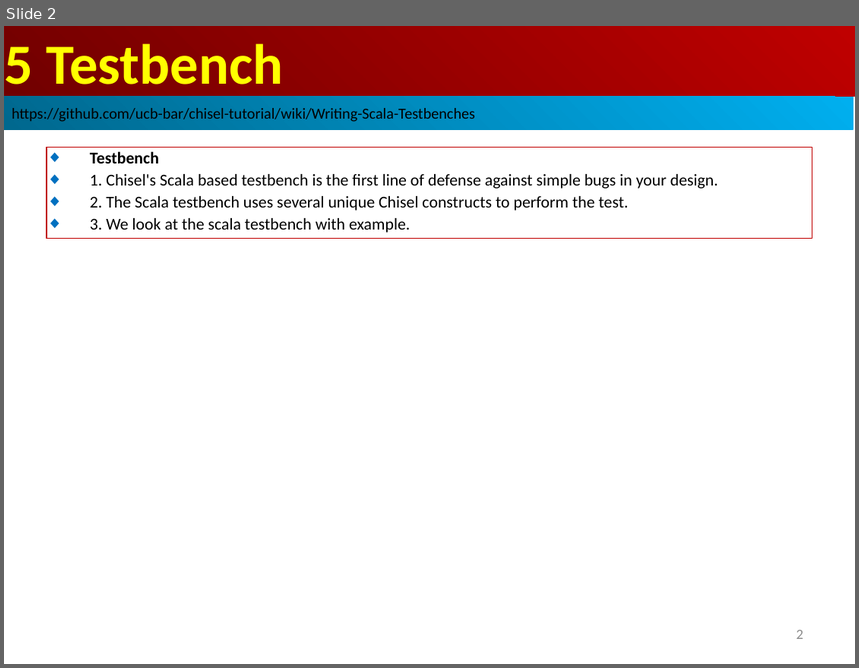
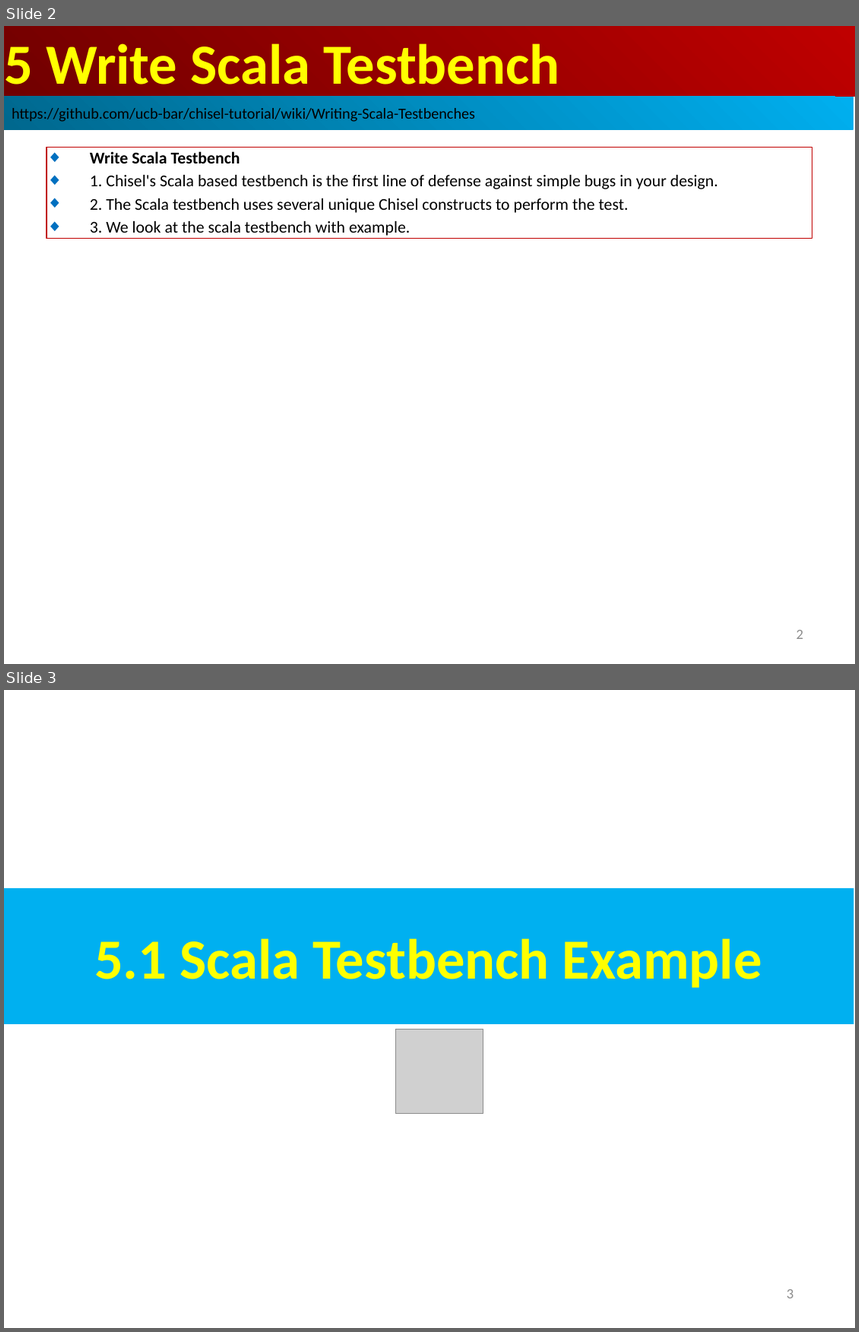
Before and after one commit to peterhchen/AIU_CS800_Chisel, a slide deck: 700_Dev_Guide/005_Testbench/000_Video/005_Testbench.ppt. Shown one above the other, each under a label of ours: slide 2 before the commit, slides 2 and 3 after it. The pictures are 859x668 and 859x1332 pixels, drawn with LibreOffice and Linux fonts; fonts in the diff are those of the drawing; grey boxes stand for pictures. Boxes give left, top, right and bottom in pixels: in the first picture for what was removed or moved away, otherwise in the second. Text is boxed around its words. In the diff, an @@ line names an element or a change of style, - is before the commit and + after.

```diff
--- a/700_Dev_Guide/005_Testbench/000_Video/005_Testbench.ppt
+++ b/700_Dev_Guide/005_Testbench/000_Video/005_Testbench.ppt
@@ slide 3 added at (x1=4, y1=690, x2=855, y2=1328), background #FFFFFF @@
@@ rectangle added at (x1=4, y1=888, x2=854, y2=1024), fill #00B0F0, 48 pt, text #FFFF00, bold @@
+5.1 Scala Testbench Example
@@ picture added at (x1=396, y1=1030, x2=484, y2=1114) @@
@@ page number added at (x1=787, y1=1290, x2=794, y2=1299), 12 pt, text #8B8B8B @@
+3
@@ slide 2 changed as well @@
@@ text in rectangle at (x1=5, y1=43, x2=560, y2=97): text changed @@
-5 Testbench
+5 Write Scala Testbench
@@ text in rectangle at (x1=90, y1=151, x2=240, y2=164): text changed @@
-◆ Testbench
+◆ Write Scala Testbench
```
Also in this commit, not shown: 1 other slide changed, 20 other slides added.
